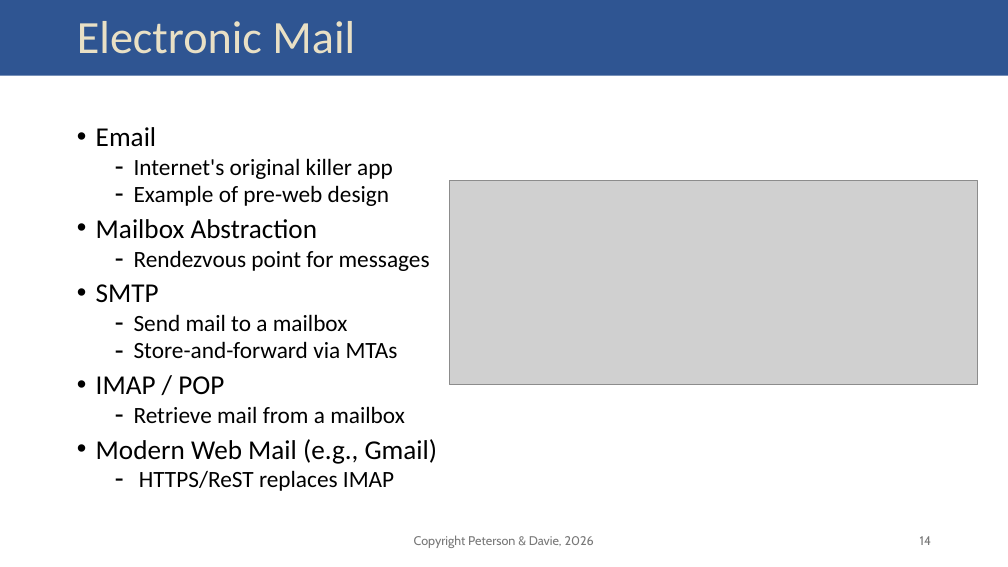
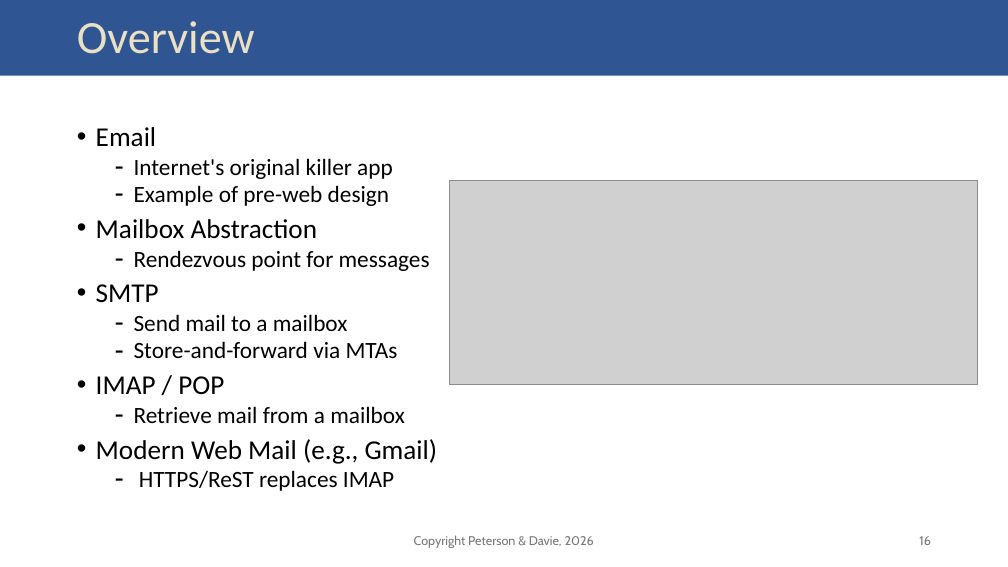
Before and after one commit to SystemsApproach/7E, a slide deck: slide 16 of resources/slides/02_applications.pptx (slide 14 before the commit). Drawn at 1008x567 pixels with LibreOffice and Linux fonts; fonts in the diff are those of the drawing; grey boxes stand for pictures. Boxes give left, top, right and bottom in pixels: in the first picture for what was removed or moved away, otherwise in the second. Text is boxed around its words. In the diff, an @@ line names an element or a change of style, - is before the commit and + after.

```diff
--- a/resources/slides/02_applications.pptx
+++ b/resources/slides/02_applications.pptx
@@ title at bbox=[77, 21, 255, 54]: text changed @@
-Electronic Mail
+Overview
@@ page number at bbox=[919, 536, 931, 545]: text changed @@
-14
+16
```
Also in this commit, not shown: 3 other slides changed, 3 slides added, 5 other files.
